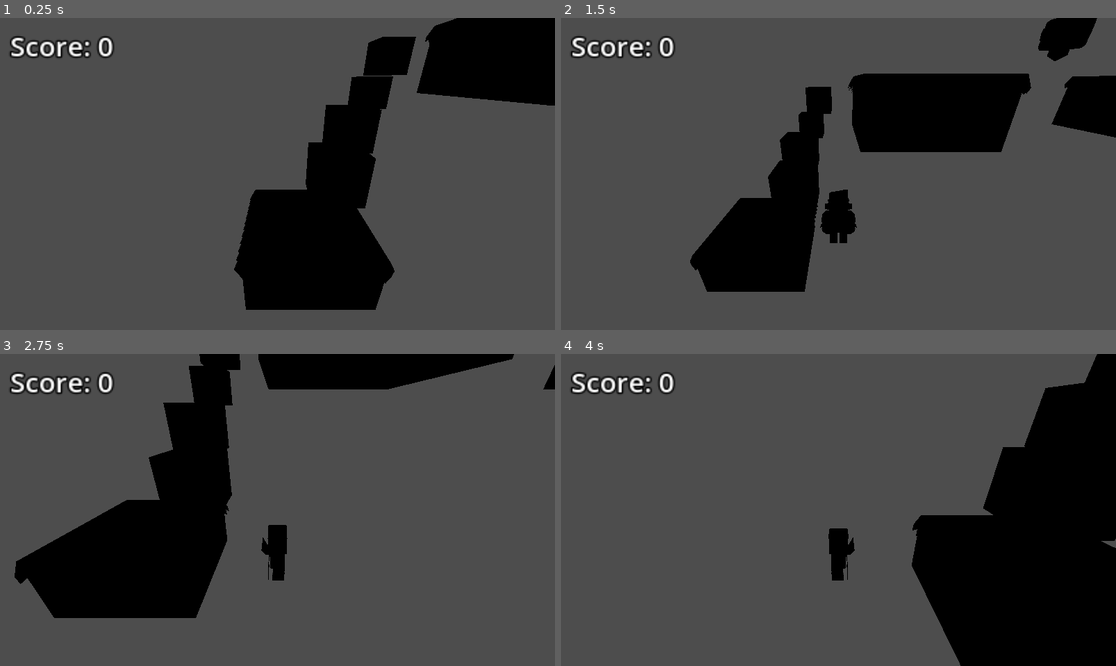
Above: before the commit, frames 1-4 (two rows, left to right).
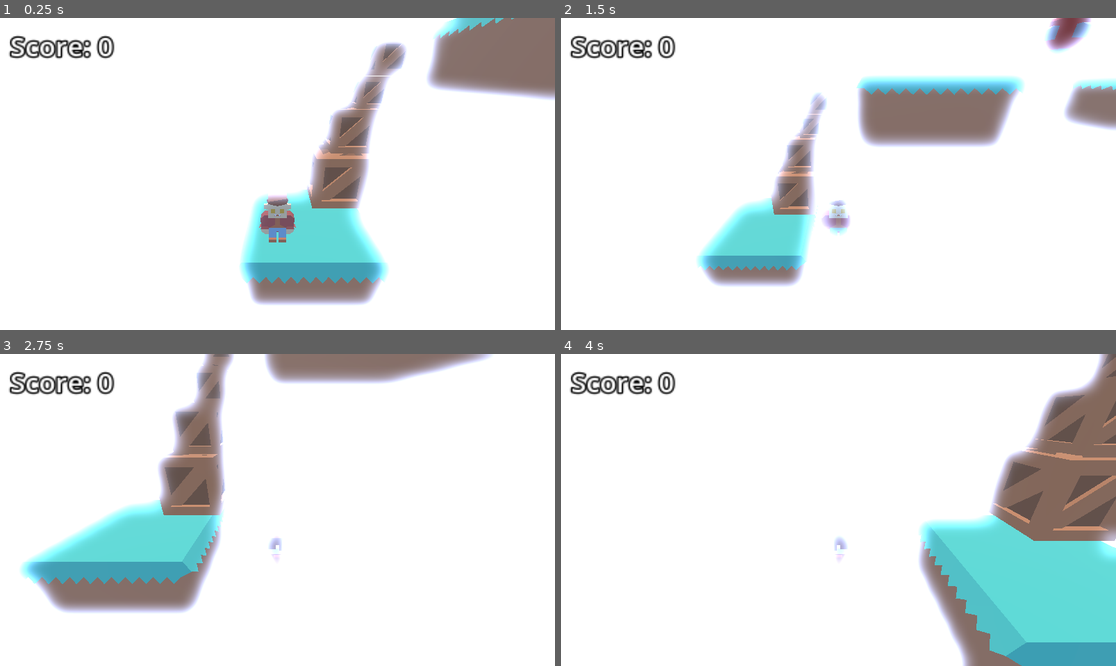
Above: after the commit, the same moments.

Repository: AErdenberger/3d_Platformer
Game: Godot game, scene res://Levels/level_2.tscn
Same seed, same stepped clock (60 frames per second), same inputs: the game is played once before the commit and once after it. This scene is started directly instead of the project's main scene.
Inputs:
- Up to frame 1 (0.25 s): no input
- Up to frame 2 (1.5 s): tap Enter at 0.5 s; hold D (move_right) 0.53-1.28 s; tap Space (jump) at 0.77 s; hold S (move_backward) from 1.28 s (still down)
- Up to frame 3 (2.75 s): tap Space (jump) at 1.52 s; release S (move_backward) at 2.03 s; hold D (move_right) from 2.03 s (still down)
- Up to frame 4 (4 s): release D (move_right) at 2.78 s; hold W (move_forward) 2.78-3.53 s; tap Space (jump) at 3.02, 3.77 s; hold A (move_left) from 3.53 s (still down)

The runs differ from the first frame. In frame 1, 99% of the frame differs, in the area x 0-100%, y 0-100%; in frame 2, 99%; in frame 3, 99%; in frame 4, 99%.

Commit message:
Update level_2.tscn

Diff:
--- a/Levels/level_2.tscn
+++ b/Levels/level_2.tscn
@@ -6,6 +6,17 @@
 [ext_resource type="PackedScene" uid="uid://dmw4umfy31obw" path="res://spikes.tscn" id="4_5v5le"]
 [ext_resource type="PackedScene" uid="uid://bvupporwe75fo" path="res://enemy.tscn" id="5_vnrap"]
 [ext_resource type="PackedScene" uid="uid://ce5xto4o33kyl" path="res://end_flag.tscn" id="6_by0of"]
+
+[sub_resource type="Environment" id="Environment_fs6pp"]
+background_mode = 1
+background_color = Color(0.580392, 0.717647, 1, 1)
+ambient_light_energy = 3.8
+reflected_light_source = 2
+glow_enabled = true
+glow_normalized = true
+fog_enabled = true
+fog_light_energy = 2.52
+fog_sun_scatter = 0.44
 
 [node name="Main" type="Node3D"]
 
@@ -125,3 +136,9 @@
 
 [node name="EndFlag" parent="." instance=ExtResource("6_by0of")]
 transform = Transform3D(1, 0, 0, 0, 1, 0, 0, 0, 1, 32.0825, 8.42197, -13.0919)
+
+[node name="DirectionalLight3D" type="DirectionalLight3D" parent="."]
+transform = Transform3D(-1, 4.37114e-08, -7.57104e-08, 0, 0.866025, 0.5, 8.74228e-08, 0.5, -0.866025, 0.487375, 4.73932, 1.53114)
+
+[node name="WorldEnvironment" type="WorldEnvironment" parent="."]
+environment = SubResource("Environment_fs6pp")
Not shown: 1 places in Levels/level_2.tscn that only renumber resources
